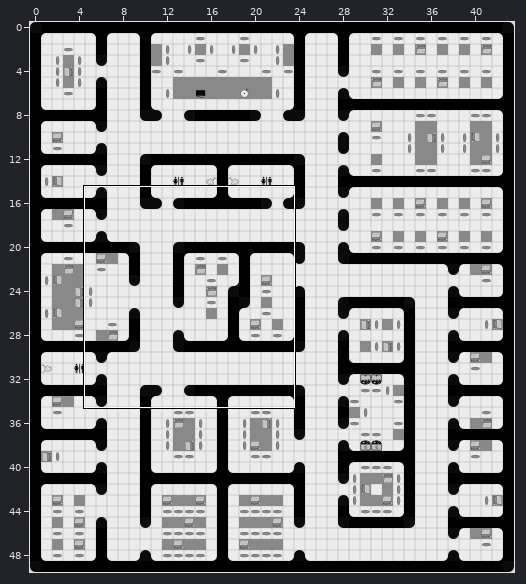
A Tiled map gets an edit: flask/assets/map3.tmx. The picture above shows the old version from afar; the outline marks the close-up.
Close-up. Before:
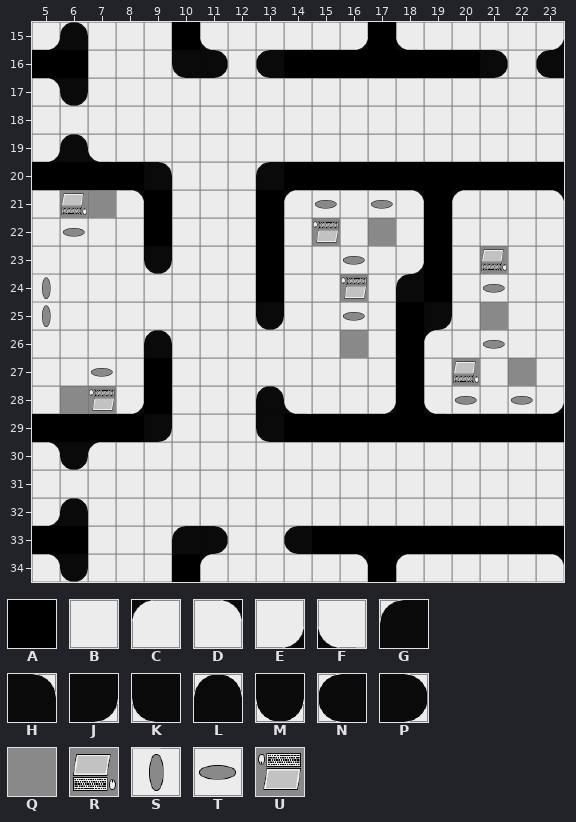
Cells are 64x64 px. Shown: x 5..23, y 15..34. The commit also changed other parts of the map, which this record leaves out. Tiles whose own drawing changed are shown in their newer look in all pictures.
Key: from "tiles2": A 0, B 1, C 2, D 3, E 4, F 5, G 6, H 7, J 8, K 9, L 10, M 11, N 12, P 13, Q 14, R 15, S 16, T 17, U 19.
_ is an empty cell, # one hidden under a higher layer.
Layer "Below Player" before, first column x 5:
15 E#BBB#FBBBBE#FBBBBE
16 ##BBB##B#########B#
17 D#BBBBBBBBBBBBBBBBB
18 BBBBBBBBBBBBBBBBBBB
19 E#FBBBBBBBBBBBBBBBB
20 #####BBB###########
21 B##D#BBB#CTBTD#CBBD
22 BTBB#BBB#B#B#B#BBBB
23 BBBB#BBB#BBTBE#B#BB
24 SBBBBBBB#BB#B##BTBB
25 SBBBBBBB#BBTB##B#BB
26 BBBB#BBBBBB#B#CBTBB
27 BBTB#BBBBBBBB#B#B#B
28 B##E#BBB#FBBE#FTBTE
29 #####BBB###########
30 D#CBBBBBBBBBBBBBBBB
31 BBBBBBBBBBBBBBBBBBB
32 E#BBBBBBBBBBBBBBBBB
33 ##BBB##BB##########
34 D#BBB#CBBBBD#CBBBBD
Layer "World" before, first column x 5:
15 _L___A______A______
16 AA___KP_NAAAAAAAP_N
17 _M_________________
18 ___________________
19 _L_________________
20 AAAAH___GAAAAAAAAAA
21 _RQ_A___A_____A____
22 ____A___A_U_Q_A____
23 ____M___A_____A_R__
24 ________A__U_GA____
25 ________M____AJ_Q__
26 ____L______Q_A_____
27 ____A________A_R_Q_
28 _QU_A___L____A_____
29 AAAAJ___KAAAAAAAAAA
30 _M_________________
31 ___________________
32 _L_________________
33 AA___GP__NAAAAAAAAA
34 _M___A______A______
The same view after the edit:
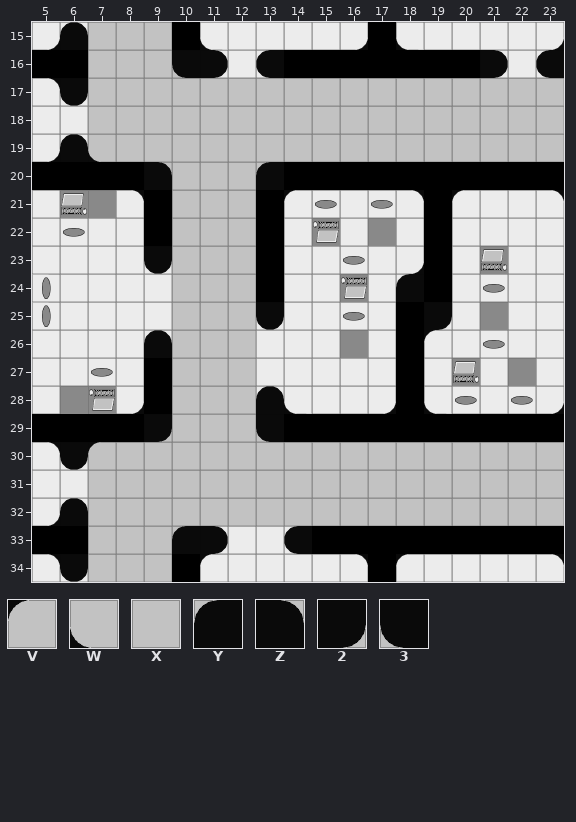
Further tiles: from "tiles2": V 30, W 33, X 34, Y 35, Z 36, 2 37, 3 38.
Changes in this commit:
Changed rows in their new state; . is an unchanged cell.
Layer "Below Player":
first column x 7:
15 XXX..............
16 XXX..............
17 XXXXXXXXXXXXXXXXX
18 XXXXXXXXXXXXXXXXX
19 WXXXXXXXXXXXXXXXX
20 ...XXX...........
21 ...XXX...........
22 ...XXX...........
23 ...XXX...........
24 ...XXX...........
25 ...XXX...........
26 ...XXX...........
27 ...XXX...........
28 ...XXX...........
29 ...XXX...........
30 VXXXXXXXXXXXXXXXX
31 XXXXXXXXXXXXXXXXX
32 XXXXXXXXXXXXXXXXX
33 XXX..............
34 XXX..............
Layer "World":
first column x 10:
16 3
first column x 9:
20 Z...Y
first column x 9:
29 2...3
first column x 10:
33 Y
Pixel boxes of the changes (left, top, right, bottom) in both close-ups:
changed: (88, 22, 564, 582)
